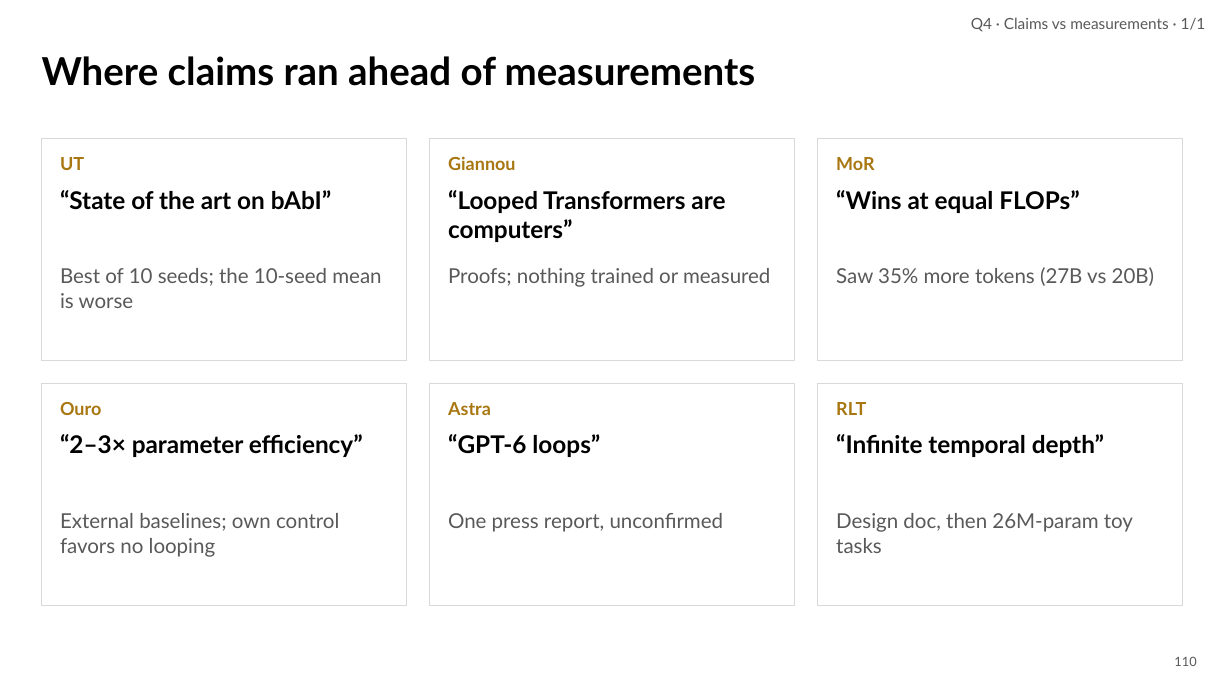
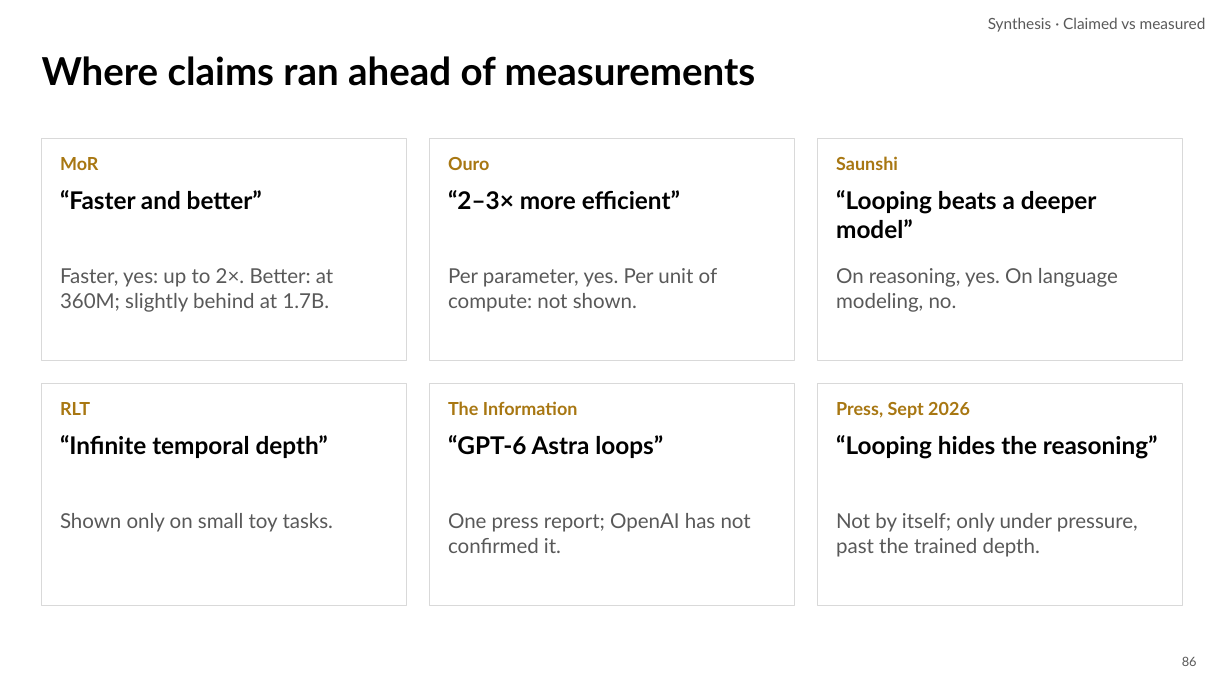
Before and after one commit to irregular6612/agi-hw2, a slide deck: slide 86 of build/out/looped-transformers.pptx (slide 110 before the commit). Drawn at 1232x693 pixels with LibreOffice and Linux fonts; fonts in the diff are those of the drawing. Boxes give left, top, right and bottom in pixels: in the first picture for what was removed or moved away, otherwise in the second. Text is boxed around its words. In the diff, an @@ line names an element or a change of style, - is before the commit and + after.

```diff
--- a/build/out/looped-transformers.pptx
+++ b/build/out/looped-transformers.pptx
@@ text at (988,17,1206,32): text changed @@
-Q4 · Claims vs measurements · 1/1
+Synthesis · Claimed vs measured
@@ text removed at (60,157,84,170) @@
-UT
@@ text "Ouro": place and size @@
-text "Ouro" at (60,402,101,415)
+text "Ouro" at (448,157,489,170)
@@ text removed at (448,156,515,170) @@
-Giannou
@@ text added at (836,156,898,170), 14 pt, text #A87712, bold @@
+Saunshi
@@ text at (60,190,262,210): text changed @@
-“State of the art on bAbI”
+“Faster and better”
@@ text at (448,190,680,210): text changed @@
-“Looped Transformers are computers”
+“2–3× more efficient”
@@ text at (836,190,1097,239): text changed @@
-“Wins at equal FLOPs”
+“Looping beats a deeper model”
@@ text at (60,268,333,312): text changed @@
-Best of 10 seeds; the 10-seed mean is worse
+Faster, yes: up to 2×. Better: at 360M; slightly behind at 1.7B.
@@ text at (448,268,718,312): text changed @@
-Proofs; nothing trained or measured
+Per parameter, yes. Per unit of compute: not shown.
@@ text at (836,268,1118,312): text changed @@
-Saw 35% more tokens (27B vs 20B)
+On reasoning, yes. On language modeling, no.
@@ text at (448,401,578,415): text changed @@
-Astra
+The Information
@@ text added at (836,402,970,418), 14 pt, text #A87712, bold @@
+Press, Sept 2026
@@ 3 texts: place and size @@
-3 texts at (836,157,1104,457)
+3 texts at (60,157,328,458)
@@ text removed at (60,434,363,457) @@
-“2–3× parameter efficiency”
@@ text at (448,435,663,458): text changed @@
-“GPT-6 loops”
+“GPT-6 Astra loops”
@@ text added at (836,435,1158,459), 19 pt, text #000000, bold @@
+“Looping hides the reasoning”
@@ text at (60,513,333,532): text changed @@
-External baselines; own control favors no looping
+Shown only on small toy tasks.
@@ text at (448,513,751,553): text changed @@
-One press report, unconfirmed
+One press report; OpenAI has not confirmed it.
@@ text at (836,513,1138,557): text changed @@
-Design doc, then 26M-param toy tasks
+Not by itself; only under pressure, past the trained depth.
@@ page number at (1182,656,1197,666): text changed @@
-110
+86
```
Also in this commit, not shown: 28 other slides changed, 9 slides added, 35 slides removed, 13 other files.
